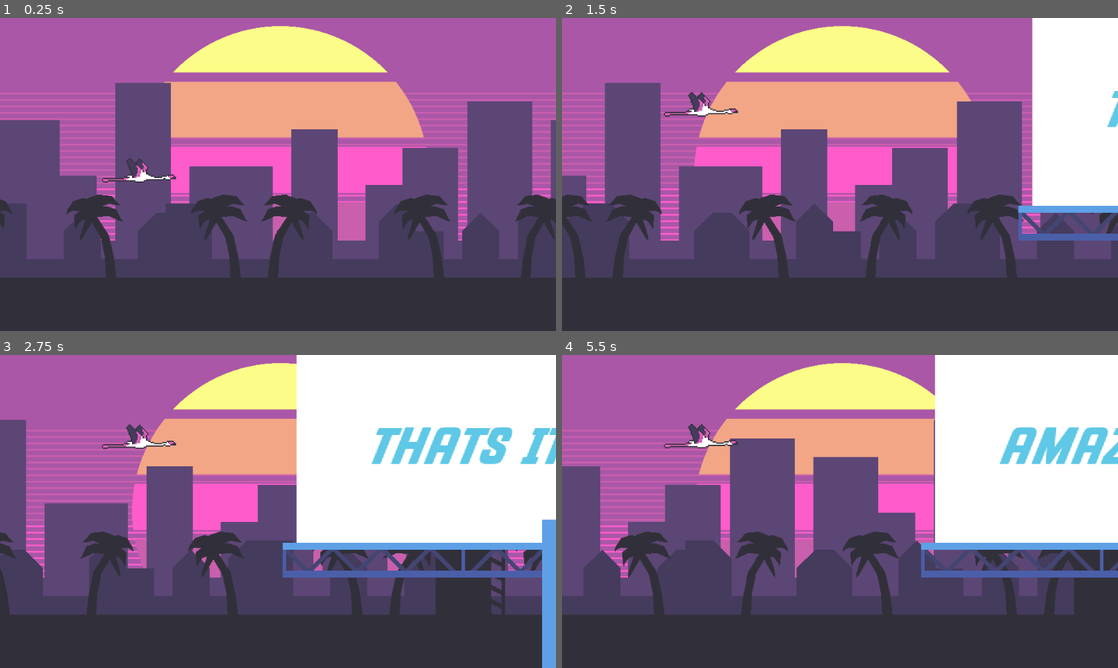
Above: before the commit, frames 1-4 (two rows, left to right).
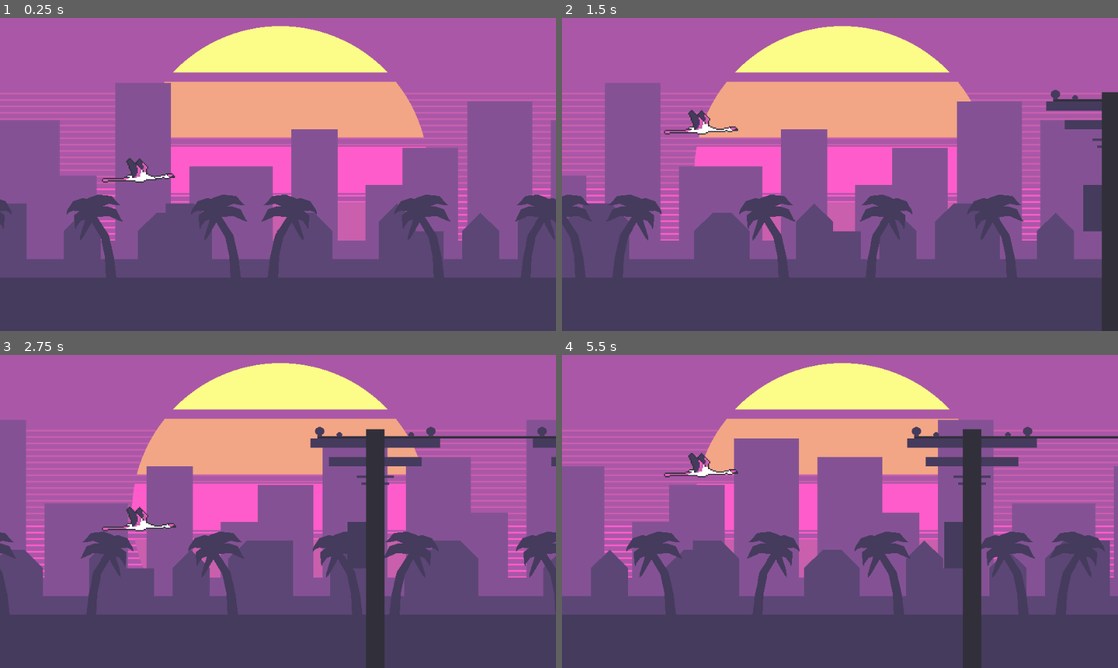
Above: after the commit, the same moments.

Repository: LordSingulo/neon-dream-flamingo
Game: Godot game, scene res://scenes/game_scene.tscn
Same seed, same stepped clock (60 frames per second), same inputs: the game is played once before the commit and once after it. Sound files missing from this copy of the repository are replaced by a short silence.
Inputs:
- Up to frame 1 (0.25 s): no input
- Up to frame 2 (1.5 s): tap Space (action_jump) at 0.77, 1.07 s
- Up to frame 3 (2.75 s): tap Space (action_jump) at 1.52, 1.82 s
- Up to frame 4 (5.5 s): tap Space (action_jump) at 3.02, 3.32, 3.77, 4.07, 4.52, 4.82 s

The runs differ from the first frame. In frame 1, 45% of the frame differs, in the area x 0-100%, y 20-100%; in frame 2, 51%; in frame 3, 65%, in the area x 0-100%, y 0-100%; in frame 4, 61%.

Commit message:
Adjust player hitbox, use black for avoid color, new obstacles, add pickup sound

Diff:
--- a/scenes/game_scene.tscn
+++ b/scenes/game_scene.tscn
@@ -17,6 +17,8 @@
 [ext_resource path="res://imports/dos88/flow_state.mp3" type="AudioStream" id=15]
 [ext_resource path="res://imports/dos88/times_enjoyed.mp3" type="AudioStream" id=16]
 [ext_resource path="res://imports/dos88/rest_easy.mp3" type="AudioStream" id=17]
+[ext_resource path="res://scenes/obstacles/high-rise.tscn" type="PackedScene" id=18]
+[ext_resource path="res://scenes/obstacles/high-rise-roof.tscn" type="PackedScene" id=19]
 
 [sub_resource type="RectangleShape2D" id=5]
 extents = Vector2( 480, 10 )
@@ -106,7 +108,8 @@
 [node name="GameScene" type="Node2D"]
 script = ExtResource( 1 )
 songs = [ ExtResource( 9 ), ExtResource( 14 ), ExtResource( 15 ), ExtResource( 17 ), ExtResource( 16 ) ]
-obstacles = [ ExtResource( 2 ), ExtResource( 10 ), ExtResource( 13 ) ]
+obstacles = [ ExtResource( 10 ), ExtResource( 13 ), ExtResource( 18 ), ExtResource( 19 ) ]
+billboard = ExtResource( 2 )
 
 [node name="CeilingStaticBody2D" type="StaticBody2D" parent="."]
 collision_layer = 2
--- /dev/null
+++ b/scenes/obstacles/high-rise-roof.tscn
@@ -0,0 +1,22 @@
+[gd_scene load_steps=4 format=2]
+
+[ext_resource path="res://scripts/obstacle.gd" type="Script" id=1]
+[ext_resource path="res://sprites/obstacles/high-rise-roof.png" type="Texture" id=2]
+
+[sub_resource type="RectangleShape2D" id=1]
+extents = Vector2( 256, 206 )
+
+[node name="Billboard" type="KinematicBody2D"]
+position = Vector2( 0, 348 )
+z_index = -1
+collision_layer = 2
+script = ExtResource( 1 )
+goes_up_and_down = true
+
+[node name="Sprite" type="Sprite" parent="."]
+position = Vector2( 256, -78 )
+texture = ExtResource( 2 )
+
+[node name="CollisionShape2D" type="CollisionShape2D" parent="."]
+position = Vector2( 256, -14 )
+shape = SubResource( 1 )
--- /dev/null
+++ b/scenes/obstacles/high-rise.tscn
@@ -0,0 +1,22 @@
+[gd_scene load_steps=4 format=2]
+
+[ext_resource path="res://scripts/obstacle.gd" type="Script" id=1]
+[ext_resource path="res://sprites/obstacles/high-rise.png" type="Texture" id=2]
+
+[sub_resource type="RectangleShape2D" id=1]
+extents = Vector2( 256, 192 )
+
+[node name="Billboard" type="KinematicBody2D"]
+position = Vector2( 0, 348 )
+z_index = -1
+collision_layer = 2
+script = ExtResource( 1 )
+goes_up_and_down = true
+
+[node name="Sprite" type="Sprite" parent="."]
+position = Vector2( 256, -78 )
+texture = ExtResource( 2 )
+
+[node name="CollisionShape2D" type="CollisionShape2D" parent="."]
+position = Vector2( 256, -156 )
+shape = SubResource( 1 )
--- a/scenes/obstacles/poles.tscn
+++ b/scenes/obstacles/poles.tscn
@@ -1,10 +1,13 @@
-[gd_scene load_steps=4 format=2]
+[gd_scene load_steps=5 format=2]
 
 [ext_resource path="res://scripts/obstacle.gd" type="Script" id=1]
 [ext_resource path="res://sprites/obstacles/poles.png" type="Texture" id=2]
 
 [sub_resource type="RectangleShape2D" id=1]
-extents = Vector2( 16, 206 )
+extents = Vector2( 16, 190 )
+
+[sub_resource type="RectangleShape2D" id=2]
+extents = Vector2( 292, 10 )
 
 [node name="Billboard" type="KinematicBody2D"]
 position = Vector2( 0, 348 )
@@ -18,9 +21,13 @@
 texture = ExtResource( 2 )
 
 [node name="LeftCollisionShape2D" type="CollisionShape2D" parent="."]
-position = Vector2( 160, -14 )
+position = Vector2( 160, 2 )
 shape = SubResource( 1 )
 
 [node name="RightCollisionShape2D" type="CollisionShape2D" parent="."]
-position = Vector2( 544, -14 )
+position = Vector2( 544, 2 )
 shape = SubResource( 1 )
+
+[node name="MiddleCollisionShape2D" type="CollisionShape2D" parent="."]
+position = Vector2( 352, -198 )
+shape = SubResource( 2 )
--- a/scenes/player.tscn
+++ b/scenes/player.tscn
@@ -7,7 +7,7 @@
 [ext_resource path="res://audio/footstep2.wav" type="AudioStream" id=5]
 
 [sub_resource type="RectangleShape2D" id=3]
-extents = Vector2( 32, 12 )
+extents = Vector2( 32, 21 )
 
 [sub_resource type="AtlasTexture" id=18]
 atlas = ExtResource( 1 )
@@ -104,17 +104,16 @@
 collision_mask = 3
 script = ExtResource( 2 )
 footsteps = [ ExtResource( 3 ), ExtResource( 5 ) ]
-gravity = 10.0
+gravity = 12.0
 jump_strength = 4.0
 
 [node name="CollisionShape2D" type="CollisionShape2D" parent="."]
-position = Vector2( 0, -3.5 )
 shape = SubResource( 3 )
 
 [node name="AnimatedSprite" type="AnimatedSprite" parent="."]
+position = Vector2( 0, -11 )
 frames = SubResource( 8 )
-animation = "bop"
-frame = 2
+animation = "run"
 playing = true
 
 [node name="AudioStreamPlayer" type="AudioStreamPlayer" parent="."]
@@ -122,7 +121,7 @@
 
 [node name="RayCast2D" type="RayCast2D" parent="."]
 enabled = true
-cast_to = Vector2( 32, 48 )
+cast_to = Vector2( 48, 48 )
 collision_mask = 2
 
 [node name="Particles2D" type="Particles2D" parent="."]
--- a/scripts/game_scene.gd
+++ b/scripts/game_scene.gd
@@ -9,17 +9,24 @@
 
 export(Array, AudioStreamMP3) var songs
 export(Array, Resource) var obstacles
+export(Resource) var billboard
 
+var spawned_obstacle_count = 0
 var spawned_obstacles: Array
+
 var game_over = false
+var playlist: Array
 var song_index = 0
+
 func _ready():
 	var _error = Globals.connect("game_ended", self, "on_game_ended")
 	_error = Globals.connect("done_waiting", self, "on_done_waiting")
 	_error = Globals.connect("game_reset", self, "on_game_reset")
 	game_over_animation_player.play("RESET")
-	randomize()
-	song_index = randi() % songs.size()
+
+	playlist = songs
+	playlist.shuffle()
+
 	music_player.stream = songs[song_index]
 	music_player.play()
 
@@ -40,18 +47,25 @@
 
 func spawn_obstacle():
 	if not game_over:
-		var new_obstacle = obstacles[randf() * obstacles.size()].instance()
+		var new_obstacle
+		if spawned_obstacle_count % 6 != 0 or spawned_obstacle_count == 0:
+			new_obstacle = obstacles[randf() * obstacles.size()].instance()
+		else:
+			new_obstacle = billboard.instance()
+
 		new_obstacle.position.x = ProjectSettings.get("display/window/size/width")
 		get_tree().current_scene.add_child(new_obstacle)
 		spawned_obstacles.append(new_obstacle)
-		obstacle_spawn_timer.start(randf() + 1.5)
+		obstacle_spawn_timer.start(randf() + 2.0)
+		spawned_obstacle_count += 1
 
 func on_game_reset():
 	game_over = false
+	spawned_obstacle_count = 0
 	for obstacle in spawned_obstacles:
 		obstacle.queue_free()
 	spawned_obstacles.clear()
-	player.position.y = 270
+	player.position = Vector2(240, 270)
 	game_over_animation_player.play("RESET")
 	reset_button.release_focus()
 	obstacle_spawn_timer.stop()
@@ -61,7 +75,7 @@
 
 func _on_MusicPlayer_finished():
 	song_index += 1
-	if song_index >= songs.size():
+	if song_index >= playlist.size():
 		song_index = 0
-	music_player.stream = songs[song_index]
+	music_player.stream = playlist[song_index]
 	music_player.play()
--- a/scripts/obstacle.gd
+++ b/scripts/obstacle.gd
@@ -12,6 +12,7 @@
 func _process(_delta):
 	if !game_ended:
 		var collision = move_and_collide(Vector2.LEFT * move_speed)
+		position.y = 348
 		if collision:
 			Globals.emit_signal("game_ended")
 		if position.x <= 0:
--- a/scripts/player.gd
+++ b/scripts/player.gd
@@ -17,6 +17,7 @@
 var waiting = true
 var landed = false
 var footstep_index = 0
+var game_ended = false
 
 func _ready():
 	var _error = Globals.connect("game_ended", self, "on_game_ended")
@@ -31,13 +32,15 @@
 
 	#Run on surfaces
 	if raycast.is_colliding():
-		collider.shape.extents = Vector2(32, 19)
-		collider.position.y = 12
+		collider.position.y = 0
+		collider.shape.extents = Vector2(32, 21)
+		sprite.position.y = -11
 		if sprite.animation != "run":
 			sprite.play("run")
 	else:
 		collider.shape.extents = Vector2(32, 12)
 		collider.position.y = -3.5
+		sprite.position.y = 0
 		if sprite.animation == "run":
 			sprite.play("bop")
 
@@ -70,6 +73,9 @@
 			Globals.disconnect("done_waiting", self, "on_done_waiting")
 
 func on_game_ended():
+	raycast.enabled = false
+	game_ended = true
+	collision_layer = 0
 	sprite.play("collision")
 	audio_player.stream = collision_sound
 	audio_player.play()
@@ -81,6 +87,9 @@
 	waiting = false
 
 func on_game_reset():
+	raycast.enabled = true
+	game_ended = false
+	collision_layer = 1
 	feathers.restart()
 	feathers.emitting = false
 	waiting = true
@@ -102,7 +111,7 @@
 	sprite.play("flap")
 
 func _on_AudioStreamPlayer2D_finished():
-	if landed:
+	if landed and raycast.enabled:
 		footstep_index += 1
 		if footstep_index >= footsteps.size():
 			footstep_index = 0
Not shown, added: audio/pickup.wav.import
Not shown: 1 places in scenes/game_scene.tscn that only renumber resources
Binary file changed: sprites/background/buildings.ase
Binary file changed: sprites/background/buildings.png
Binary file changed: sprites/background/houses.ase
Binary file changed: sprites/background/houses.png
Binary file changed: sprites/background/trees.ase
Binary file changed: sprites/background/trees.png
Binary file changed: sprites/obstacles/billboard.ase
Binary file changed: sprites/obstacles/billboard.png
Binary file added: sprites/obstacles/high-rise-roof.ase
Binary file added: sprites/obstacles/high-rise-roof.png
(and 9 more such lines)
